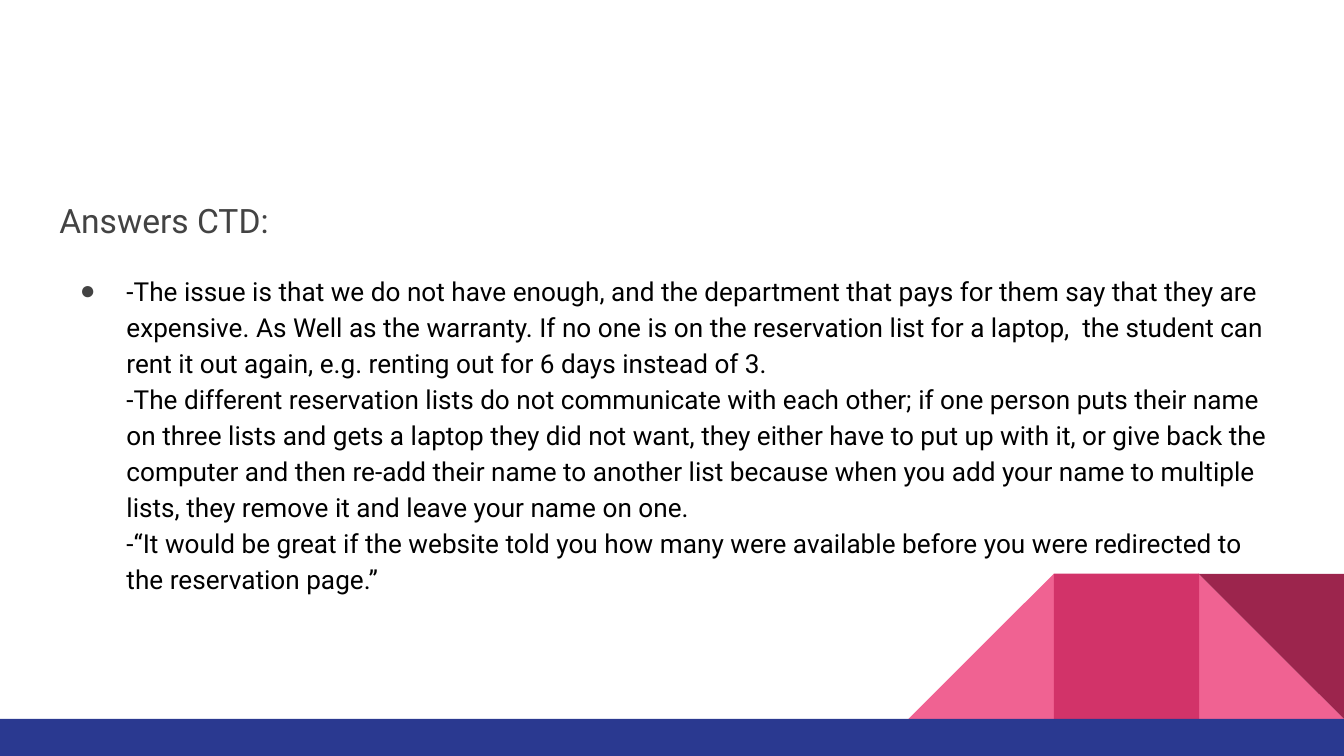
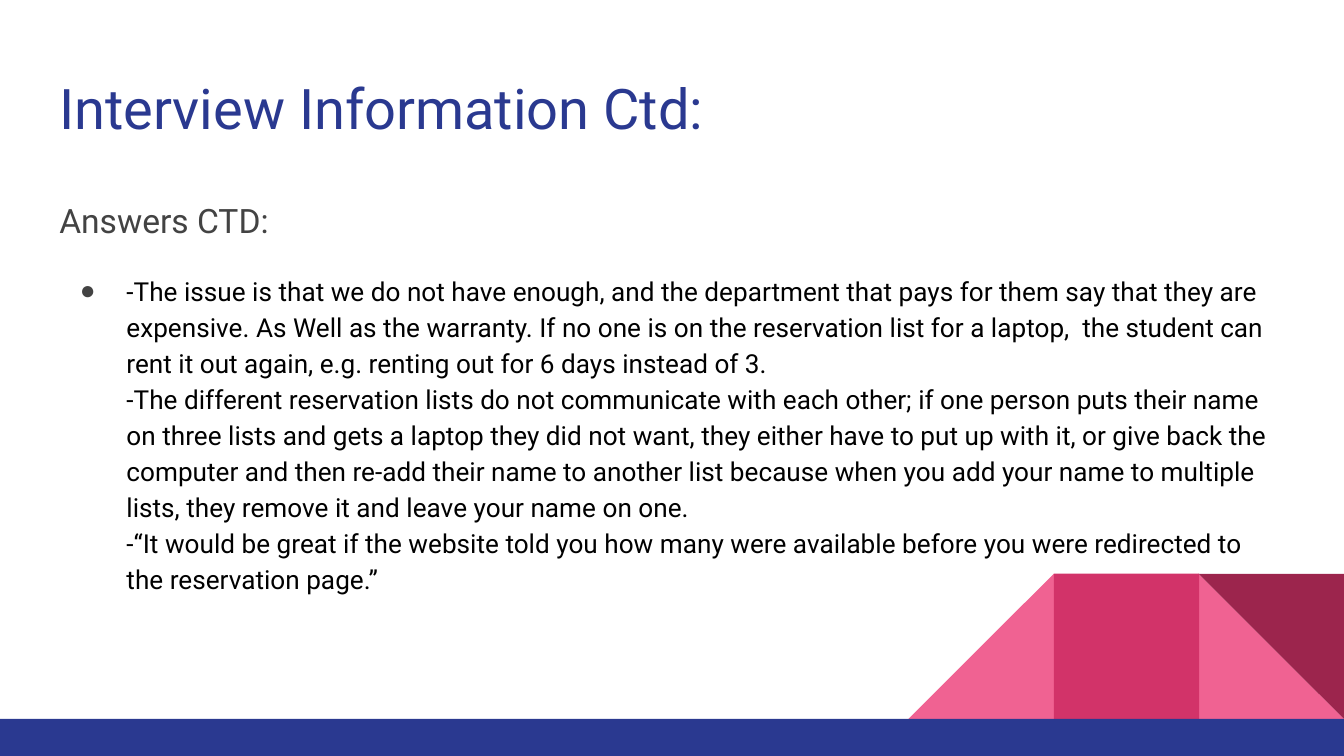
Before and after one commit to N-Roomi/A.O.K.-Laptop-Loan-System-Overhaul, a slide deck: slide 14 of Deliverable 2/A.O.K Laptop System Overhaul Deliverable 2.pptx. Drawn at 1344x756 pixels with LibreOffice and Linux fonts; fonts in the diff are those of the drawing. Boxes give left, top, right and bottom in pixels: in the first picture for what was removed or moved away, otherwise in the second. Text is boxed around its words. In the diff, an @@ line names an element or a change of style, - is before the commit and + after.

```diff
--- a/Deliverable 2/A.O.K Laptop System Overhaul Deliverable 2.pptx
+++ b/Deliverable 2/A.O.K Laptop System Overhaul Deliverable 2.pptx
@@ title added at (x1=59, y1=86, x2=703, y2=130), 30 pt, text #2A3990 @@
+Interview Information Ctd:
```
Also in this commit, not shown: 8 other slides changed, 2 slides added, 1 slide removed, 1 other file.
